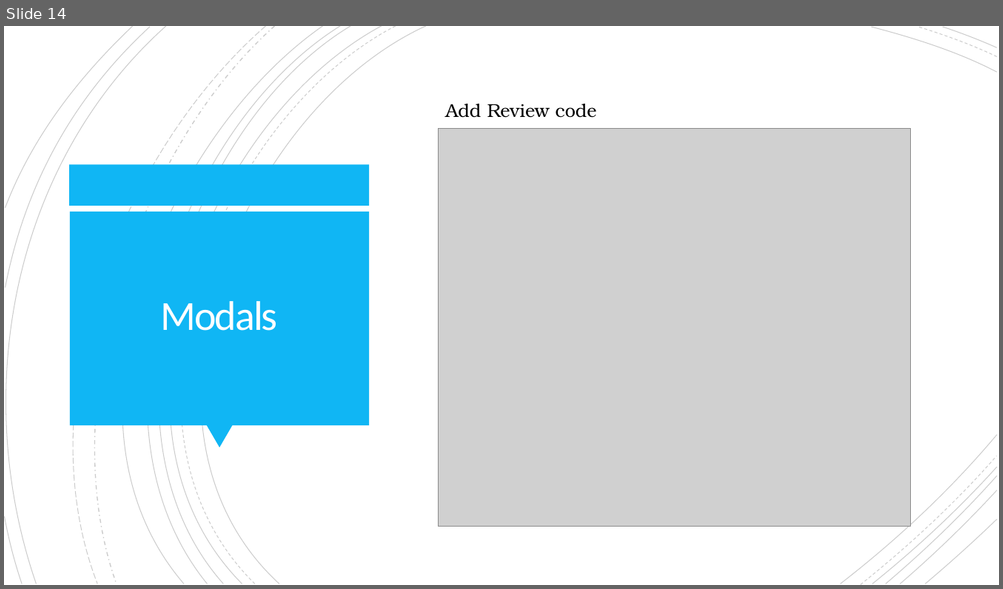
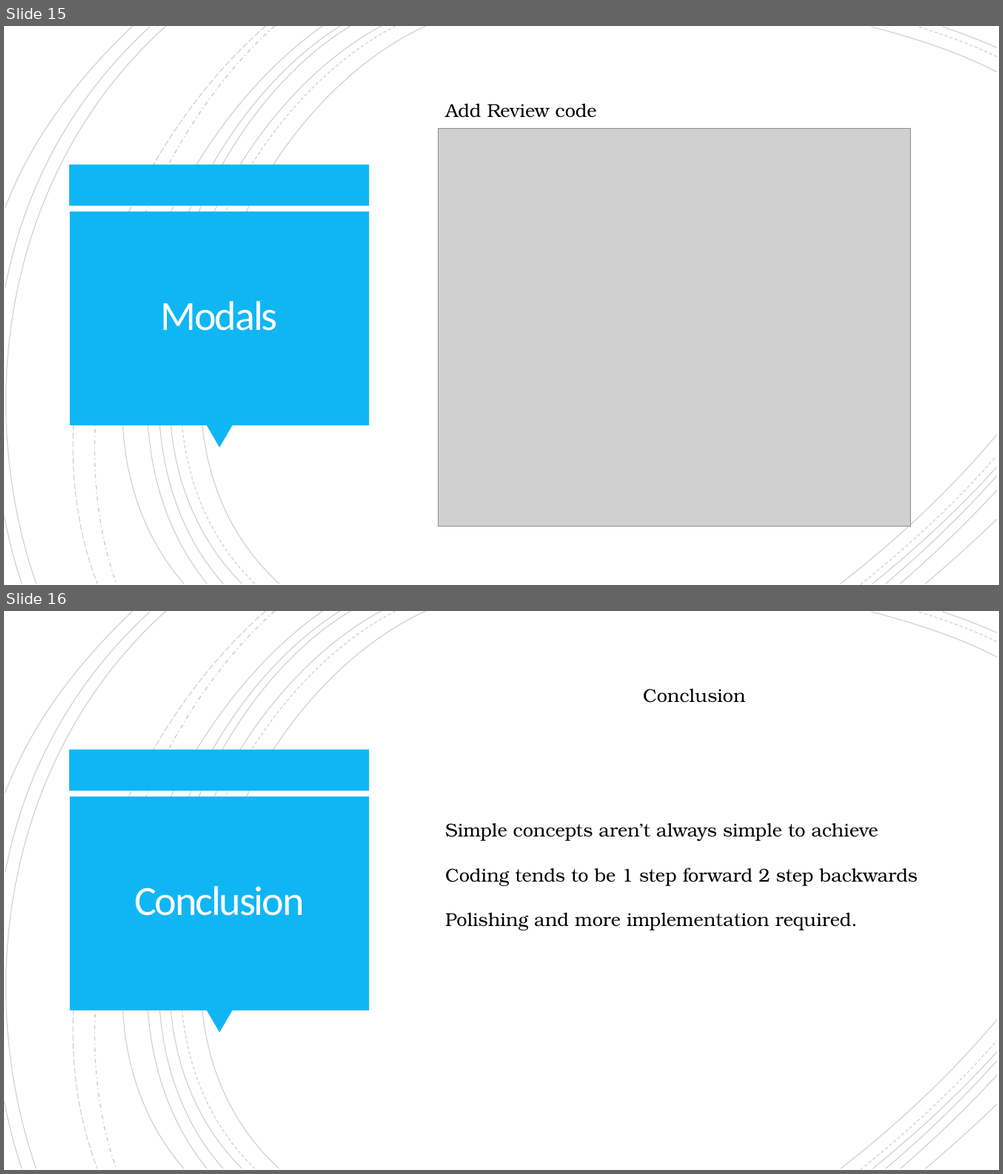
Before and after one commit to KwaiGonGinga/MobileDevelopment, a slide deck: Just Don’t Presentation.pptx. Shown one above the other, each under a label of ours: slide 14 before the commit, slides 15 and 16 after it. The pictures are 1003x589 and 1003x1174 pixels, drawn with LibreOffice and Linux fonts; fonts in the diff are those of the drawing; grey boxes stand for pictures. Boxes give left, top, right and bottom in pixels: in the first picture for what was removed or moved away, otherwise in the second. Text is boxed around its words. In the diff, an @@ line names an element or a change of style, - is before the commit and + after.

```diff
--- a/Just Don’t Presentation.pptx
+++ b/Just Don’t Presentation.pptx
@@ slide 16 added at (4, 611, 999, 1170), background #FFFFFF; not listed: 24 template elements that a slide beside it also shows @@
@@ text added at (643, 689, 745, 703), 18 pt, text #000000 @@
+Conclusion
@@ text added at (445, 823, 917, 931), 18 pt, text #000000 @@
+Simple concepts aren’t always simple to achieve
+Coding tends to be 1 step forward 2 step backwards
+Polishing and more implementation required.
@@ title added at (134, 886, 304, 916), 40 pt, text #FFFEFF @@
+Conclusion
@@ what was slide 14 is now slide 15 @@
```
Also in this commit, not shown: 4 slides changed, 1 other slide added, 1 other file.
